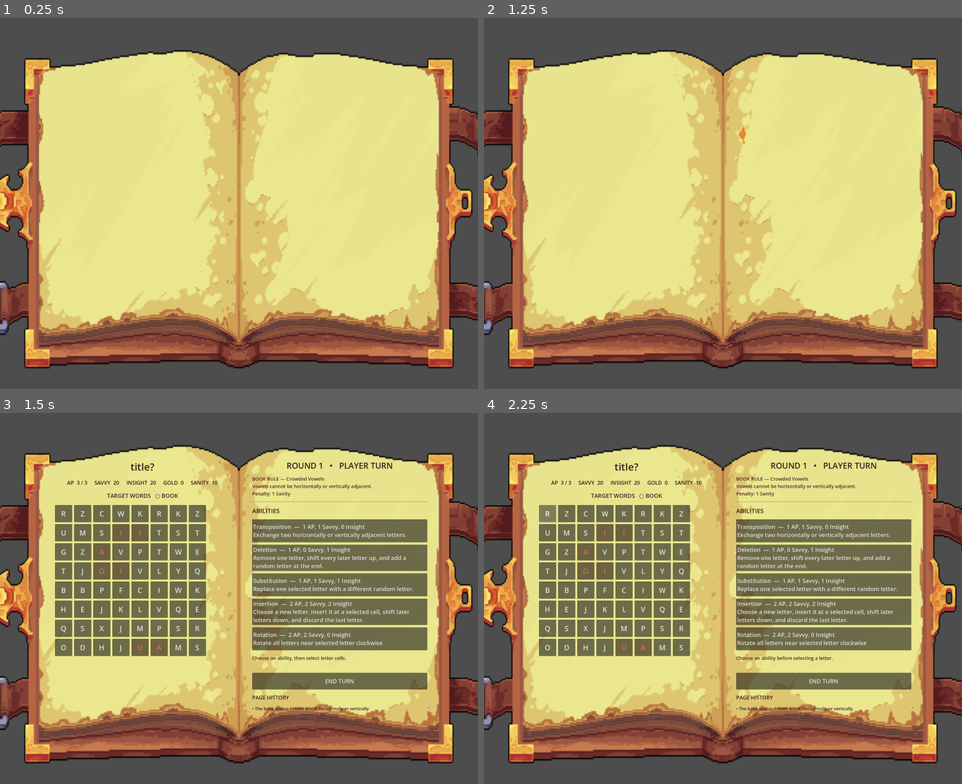
Above: before the commit, frames 1-4 (two rows, left to right).
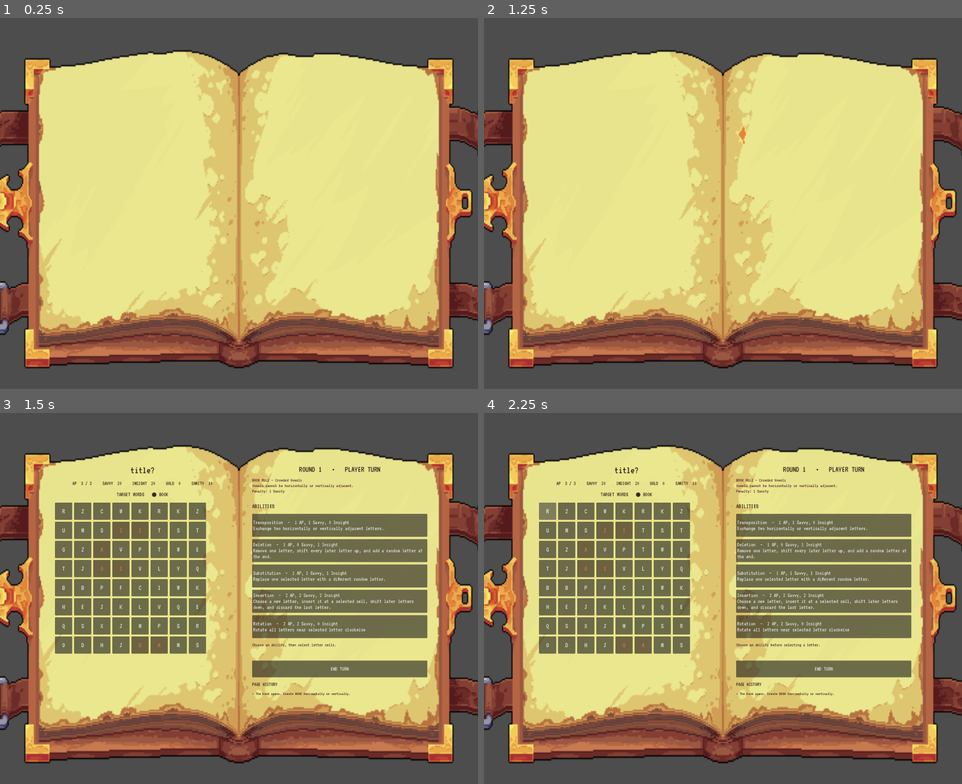
Above: after the commit, the same moments.

Repository: kbendrick/DJK_Project
Game: Godot game, scene res://Prototypes/BookWordGame/book_word_game.tscn
Two runs of this game, one before a commit and one after it. Both use one fixed random seed, a clock stepped at 60 frames per second and the inputs below.
Inputs (mouse positions are in pixels of both pictures, inside the frame that each line leads up to):
- Up to frame 1 (0.25 s): no input
- Up to frame 2 (1.25 s): tap Enter at 0.5 s; move the mouse to (828, 188) at 0.52 s; click (828, 188) at 0.67 s; tap Space at 0.77 s
- Up to frame 3 (1.5 s): drag from (143, 624) to (215, 680) at 1.27 s
- Up to frame 4 (2.25 s): click "R" at 2 s

Frames 1-2 are identical in both runs. In frame 3, 13% of the frame differs, in the area x 11-90%, y 13-81%; in frame 4, 13%.

Commit message:
Added pixelated font for stylistic consistency with book

Diff:
--- a/project.godot
+++ b/project.godot
@@ -29,3 +29,7 @@
 Player="Player character"
 Bookshelves="Interactable bookshelves"
 Mouse="Mouse"
+
+[gui]
+
+theme/custom_font="uid://0h18i6wqsufe"
Not shown, added: Assets/VT323/OFL.txt
Binary file added: Assets/VT323/VT323-Regular.ttf
Not shown, added: Assets/VT323/VT323-Regular.ttf.import
